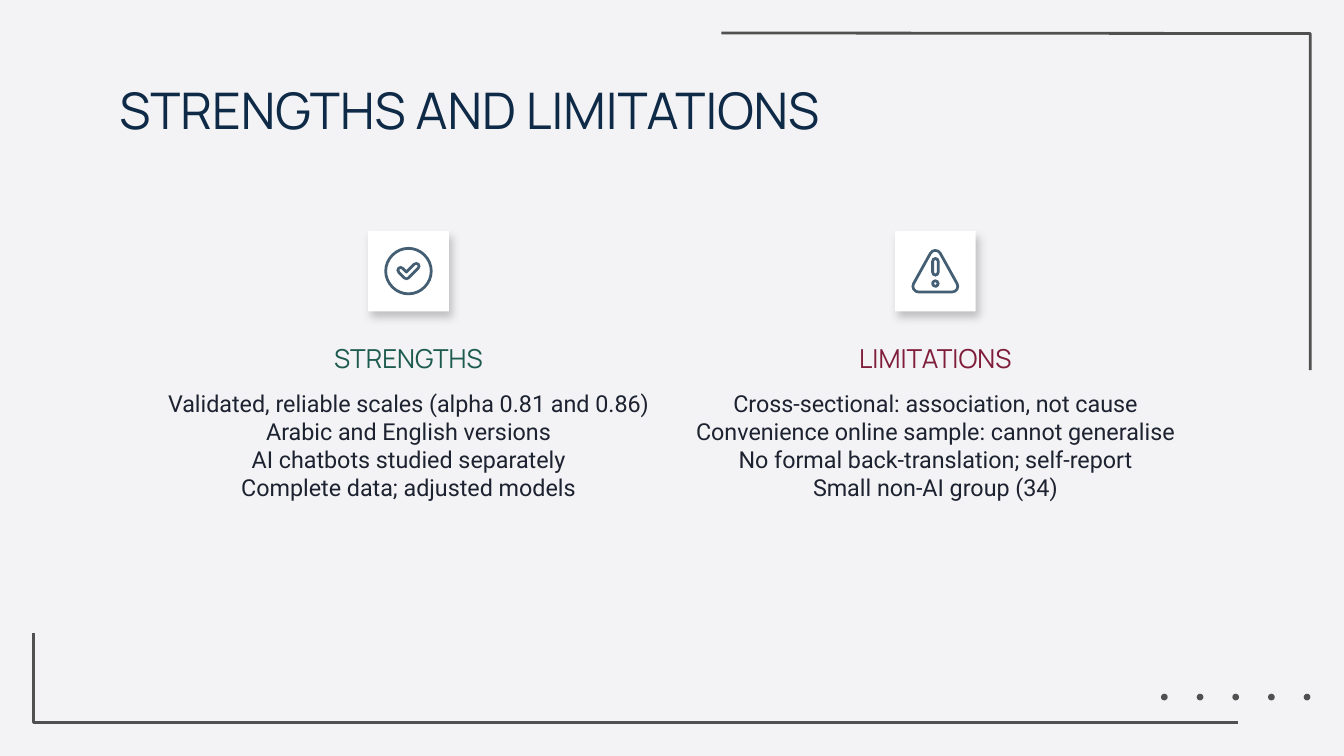
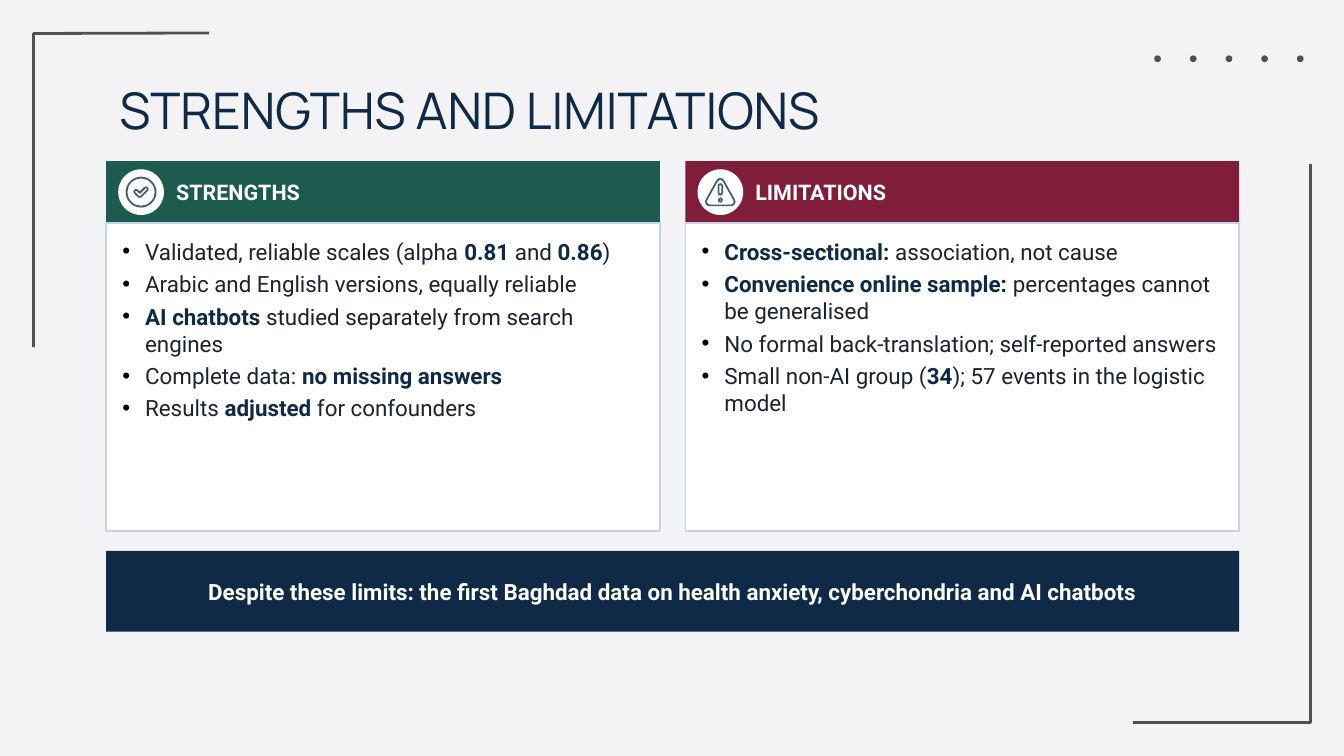
Before and after one commit to Yaseen279/History-Exam, a slide deck: slide 27 of research/output/study/slides/Defence_Final.pptx. Drawn at 1344x756 pixels with LibreOffice and Linux fonts; fonts in the diff are those of the drawing; background and template pictures are left out. Boxes give left, top, right and bottom in pixels: in the first picture for what was removed or moved away, otherwise in the second. Text is boxed around its words. In the diff, an @@ line names an element or a change of style, - is before the commit and + after.

```diff
--- a/research/output/study/slides/Defence_Final.pptx
+++ b/research/output/study/slides/Defence_Final.pptx
@@ freeform shape added at (34, 34, 210, 348), outline #505050 1.5 pt @@
@@ freeform shape removed at (722, 34, 1310, 371) @@
@@ mirrored; rotation 0 to 180 degrees in 5 elements at (1297, 55, 1304, 62), (1226, 55, 1232, 62), (1189, 55, 1196, 62), (1154, 55, 1161, 62), (1261, 55, 1267, 62) @@
@@ rectangle "STRENGTHS": place and size @@
-rectangle "STRENGTHS" at (334, 349, 483, 369)
+rectangle "STRENGTHS" at (106, 161, 660, 223)
@@ rectangle "STRENGTHS" at (106, 161, 660, 223): size 14 to 11.5 pt, font Manrope to Roboto, text colour #1E5B4F to #FFFFFF, bold on; alignment centre to left; more space between paragraphs; vertical alignment bottom to middle; fill none to #1E5B4F @@
@@ ellipse added at (118, 169, 164, 215), fill #FFFFFF @@
@@ freeform shape added at (126, 176, 157, 207), fill #445F73 @@
@@ rectangle "LIMITATIONS": place and size @@
-rectangle "LIMITATIONS" at (859, 349, 1011, 369)
+rectangle "LIMITATIONS" at (685, 161, 1239, 223)
@@ rectangle "LIMITATIONS" at (685, 161, 1239, 223): size 14 to 11.5 pt, font Manrope to Roboto, text colour #7F1D3A to #FFFFFF, bold on; alignment centre to left; more space between paragraphs; vertical alignment bottom to middle; fill none to #7F1D3A @@
@@ ellipse added at (698, 169, 743, 215), fill #FFFFFF @@
@@ freeform shape added at (704, 177, 735, 206), fill #445F73 @@
@@ freeform shape added at (1133, 164, 1310, 722), outline #505050 1.5 pt @@
@@ freeform shape added at (133, 187, 149, 199), fill #445F73 @@
@@ freeform shape added at (718, 198, 723, 203), fill #445F73 @@
@@ freeform shape added at (718, 183, 723, 195), fill #445F73 @@
@@ rectangle added at (106, 223, 660, 531), fill #FFFFFF, outline #C2D6E7 1 pt @@
@@ text "Validated, reliable scales (alpha 0.81 ...": place and size @@
-text "Validated, reliable scales (alpha 0.81 ..." at (168, 393, 649, 501)
+text "Validated, reliable scales (alpha 0.81 ..." at (145, 242, 611, 421)
@@ rectangle removed at (368, 231, 449, 312) @@
@@ rectangle added at (685, 223, 1239, 531), fill #FFFFFF, outline #C2D6E7 1 pt @@
@@ text "Cross-sectional: association, not cause": place and size @@
-text "Cross-sectional: association, not cause" at (696, 394, 1174, 501)
+text "Cross-sectional: association, not cause" at (724, 243, 1216, 412)
@@ rectangle removed at (895, 231, 976, 312) @@
@@ text at (145, 242, 611, 265): size 12.5 to 12 pt in "Validated, reliable scales (alpha 0.81 and 0.86)"; text colour #1D2230 to #0E2A47, bold on in "0.81 0.86)"; alignment centre to left; bullet none to •; more space between paragraphs @@
@@ freeform shape removed at (384, 247, 433, 296) @@
@@ freeform shape removed at (396, 262, 422, 281) @@
@@ text at (724, 243, 1118, 263): size 12.5 to 12 pt in "Cross-sectional: association, not cause"; text colour #1D2230 to #0E2A47, bold on in "Cross-sectional:"; alignment centre to left; bullet none to •; more space between paragraphs @@
@@ freeform shape removed at (911, 249, 960, 293) @@
@@ freeform shape removed at (931, 257, 939, 277) @@
@@ text at (145, 275, 577, 421): text changed; size 12.5 to 12 pt @@
-Arabic and English versions
-AI chatbots studied separately
-Complete data; adjusted models
+• Arabic and English versions, equally reliable
+• AI chatbots studied separately from search engines
+• Complete data: no missing answers
+• Results adjusted for confounders
@@ text at (724, 275, 1216, 412): text changed; size 12.5 to 12 pt @@
-Convenience online sample: cannot generalise
-No formal back-translation; self-report
-Small non-AI group (34)
+• Convenience online sample: percentages cannot be generalised
+• No formal back-translation; self-reported answers
+• Small non-AI group (34); 57 events in the logistic model
@@ freeform shape removed at (931, 280, 939, 288) @@
@@ rectangle added at (106, 551, 1239, 632), fill #0E2A47, 12 pt, text #FFFFFF, bold @@
+Despite these limits: the first Baghdad data on health anxiety, cyberchondria and AI chatbots
@@ freeform shape removed at (34, 633, 1238, 723) @@
```
Also in this commit, not shown: 7 other slides changed, 8 other files.
